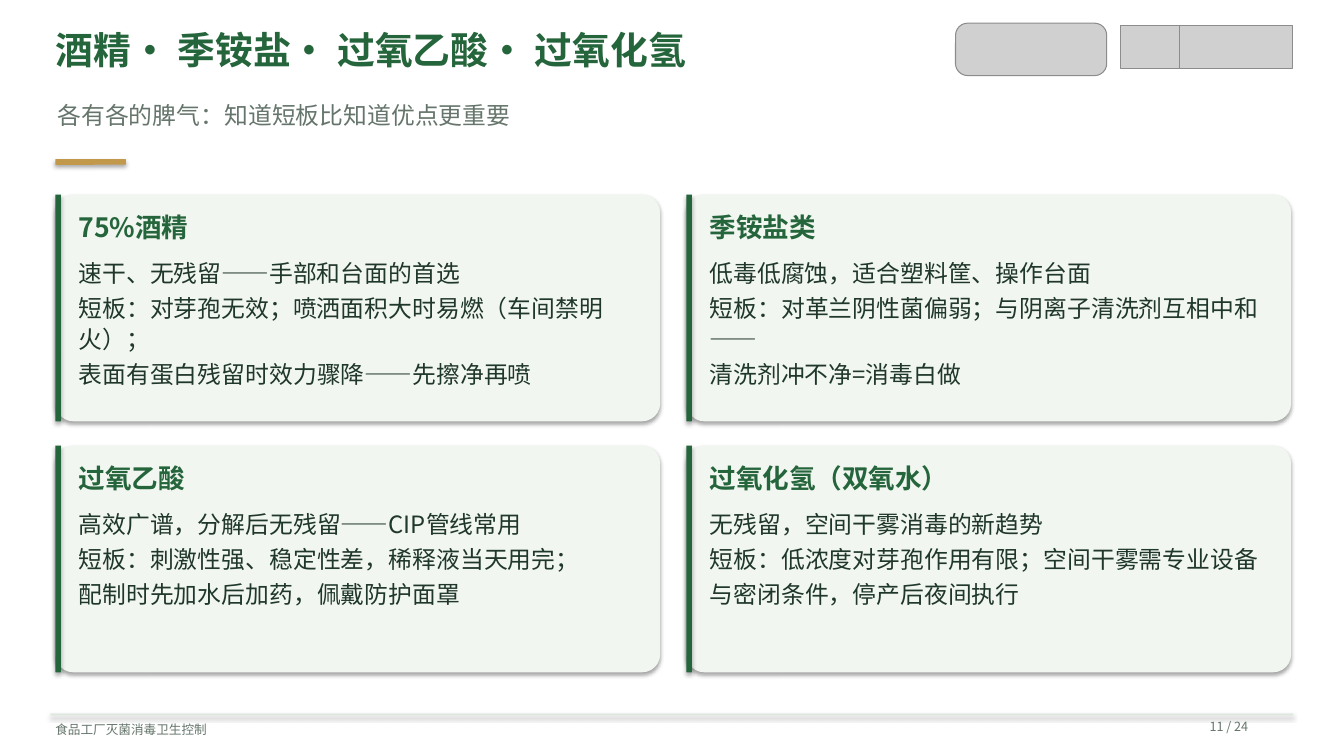
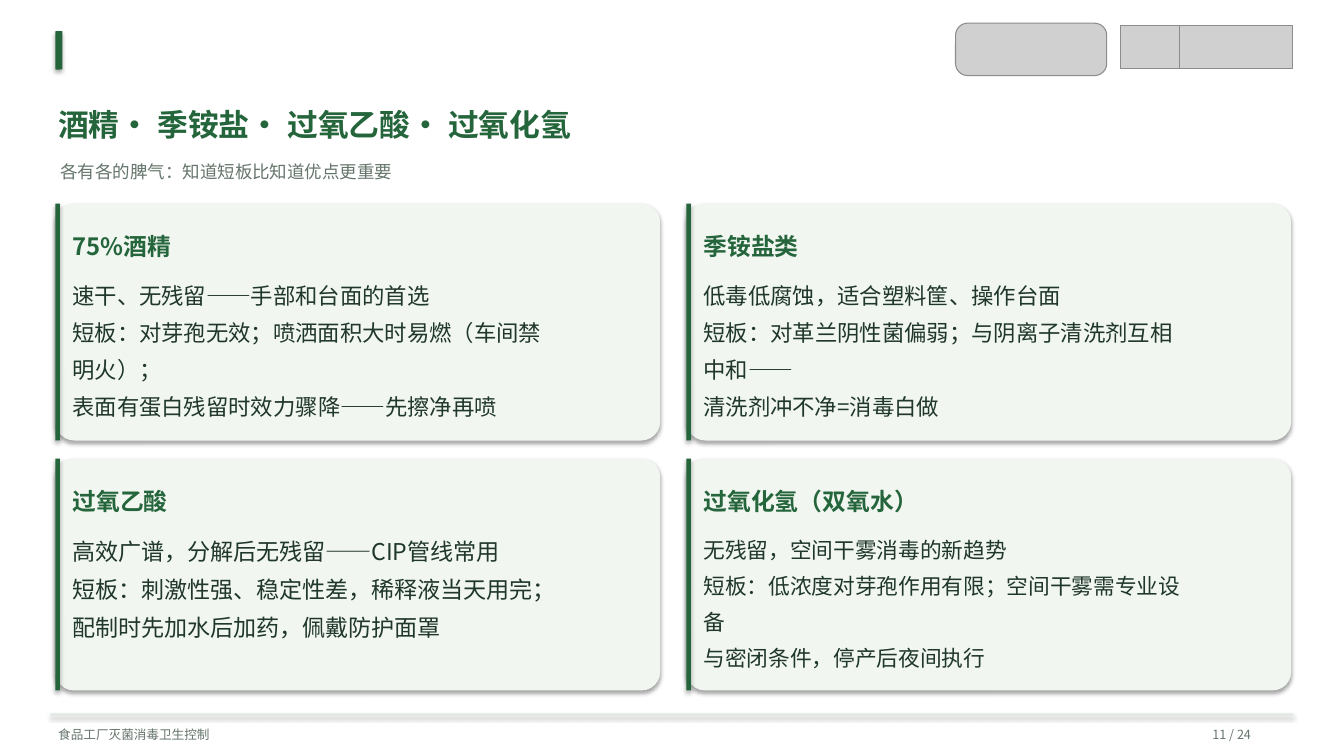
Before and after one commit to anton-z1127/zaadd, a slide deck: slide 11 of sterilization-training/presentation.pptx. Drawn at 1344x756 pixels with LibreOffice and Linux fonts; fonts in the diff are those of the drawing; grey boxes stand for pictures. Boxes give left, top, right and bottom in pixels: in the first picture for what was removed or moved away, otherwise in the second. Text is boxed around its words. In the diff, an @@ line names an element or a change of style, - is before the commit and + after.

Commit message:
Replan training slide layouts and verify rendered text bounds

```diff
--- a/sterilization-training/presentation.pptx
+++ b/sterilization-training/presentation.pptx
@@ rounded rectangle: place and size @@
-rounded rectangle at [55, 159, 126, 165]
+rounded rectangle at [55, 31, 63, 70]
@@ rounded rectangle at [55, 31, 63, 70]: fill #C2994B to #25653B @@
@@ text "酒精· 季铵盐· 过氧乙酸· 过氧化氢": place and size @@
-text "酒精· 季铵盐· 过氧乙酸· 过氧化氢" at [55, 31, 686, 68]
+text "酒精· 季铵盐· 过氧乙酸· 过氧化氢" at [58, 110, 571, 139]
@@ text "酒精· 季铵盐· 过氧乙酸· 过氧化氢" at [58, 110, 571, 139]: size 27 to 22 pt; line spacing 1 to 36.3pt; less space between paragraphs @@
@@ text "各有各的脾气：知道短板比知道优点更重要": place and size @@
-text "各有各的脾气：知道短板比知道优点更重要" at [57, 104, 510, 126]
+text "各有各的脾气：知道短板比知道优点更重要" at [60, 163, 392, 180]
@@ text "各有各的脾气：知道短板比知道优点更重要" at [60, 163, 392, 180]: size 17 to 12.5 pt; line spacing 1 to 20.6pt; less space between paragraphs @@
@@ rounded rectangle: place and size @@
-rounded rectangle at [55, 195, 660, 421]
+rounded rectangle at [55, 204, 660, 441]
@@ rounded rectangle: place and size @@
-rounded rectangle at [55, 195, 62, 421]
+rounded rectangle at [55, 204, 59, 441]
@@ rounded rectangle: place and size @@
-rounded rectangle at [687, 195, 1292, 421]
+rounded rectangle at [687, 204, 1292, 441]
@@ rounded rectangle: place and size @@
-rounded rectangle at [687, 195, 693, 421]
+rounded rectangle at [687, 204, 691, 441]
@@ text "75%酒精": place and size @@
-text "75%酒精" at [79, 214, 189, 240]
+text "75%酒精" at [72, 234, 171, 257]
@@ text "季铵盐类": place and size @@
-text "季铵盐类" at [710, 214, 816, 240]
+text "季铵盐类" at [703, 234, 798, 257]
@@ text "速干、无残留——手部和台面的首选": place and size @@
-text "速干、无残留——手部和台面的首选" at [79, 262, 604, 385]
+text "速干、无残留——手部和台面的首选" at [72, 285, 541, 417]
@@ text "低毒低腐蚀，适合塑料筐、操作台面": place and size @@
-text "低毒低腐蚀，适合塑料筐、操作台面" at [710, 262, 1259, 385]
+text "低毒低腐蚀，适合塑料筐、操作台面" at [703, 285, 1172, 417]
@@ text at [72, 285, 496, 417]: size 17 to 16 pt in "速干、无残留——手部和台面的首选", "表面有蛋白残留时效力骤降——先擦净再喷"; line spacing 1.08 to 26.4pt; less space between paragraphs @@
@@ text at [703, 285, 1060, 417]: size 17 to 16 pt in "低毒低腐蚀，适合塑料筐、操作台面", "清洗剂冲不净=消毒白做"; line spacing 1.08 to 26.4pt; less space between paragraphs @@
@@ text at [72, 322, 541, 382]: text changed; size 17 to 16 pt @@
-短板：对芽孢无效；喷洒面积大时易燃（车间禁明火）；
+短板：对芽孢无效；喷洒面积大时易燃（车间禁
+明火）；
@@ text at [703, 322, 1172, 380]: text changed; size 17 to 16 pt @@
-短板：对革兰阴性菌偏弱；与阴离子清洗剂互相中和——
+短板：对革兰阴性菌偏弱；与阴离子清洗剂互相
+中和——
@@ rounded rectangle: place and size @@
-rounded rectangle at [55, 446, 660, 673]
+rounded rectangle at [55, 459, 660, 691]
@@ rounded rectangle: place and size @@
-rounded rectangle at [55, 446, 62, 673]
+rounded rectangle at [55, 459, 59, 691]
@@ text "过氧乙酸": place and size @@
-text "过氧乙酸" at [79, 465, 185, 491]
+text "过氧乙酸" at [72, 490, 167, 512]
@@ rounded rectangle: place and size @@
-rounded rectangle at [687, 446, 1292, 673]
+rounded rectangle at [687, 459, 1292, 691]
@@ rounded rectangle: place and size @@
-rounded rectangle at [687, 446, 693, 673]
+rounded rectangle at [687, 459, 691, 691]
@@ size 19 to 17 pt; line spacing 1 to 28pt; less space between paragraphs in 4 elements at [72, 234, 171, 257], [703, 234, 798, 257], [72, 490, 167, 512], [703, 489, 918, 513] @@
@@ text "过氧化氢（双氧水）": place and size @@
-text "过氧化氢（双氧水）" at [710, 465, 949, 491]
+text "过氧化氢（双氧水）" at [703, 489, 918, 513]
@@ text "高效广谱，分解后无残留——CIP管线常用": place and size @@
-text "高效广谱，分解后无残留——CIP管线常用" at [79, 513, 580, 605]
+text "高效广谱，分解后无残留——CIP管线常用" at [72, 540, 555, 639]
@@ text "高效广谱，分解后无残留——CIP管线常用" at [72, 540, 555, 639]: size 17 to 16.5 pt; line spacing 1.08 to 27.2pt; less space between paragraphs @@
@@ text "无残留，空间干雾消毒的新趋势": place and size @@
-text "无残留，空间干雾消毒的新趋势" at [710, 513, 1259, 605]
+text "无残留，空间干雾消毒的新趋势" at [703, 539, 1180, 668]
@@ text at [703, 539, 1006, 668]: size 17 to 15.5 pt in "无残留，空间干雾消毒的新趋势", "与密闭条件，停产后夜间执行"; line spacing 1.08 to 25.6pt; less space between paragraphs @@
@@ text at [703, 575, 1180, 632]: text changed; size 17 to 15.5 pt @@
-短板：低浓度对芽孢作用有限；空间干雾需专业设备
+短板：低浓度对芽孢作用有限；空间干雾需专业设
+备
@@ text "食品工厂灭菌消毒卫生控制" at [58, 728, 209, 740]: line spacing 1 to 14.8pt; less space between paragraphs @@
@@ text "11 / 24" at [1212, 729, 1251, 739]: line spacing 1 to 14.8pt; less space between paragraphs @@
```
Also in this commit, not shown: 23 other slides changed, 5 other files.
